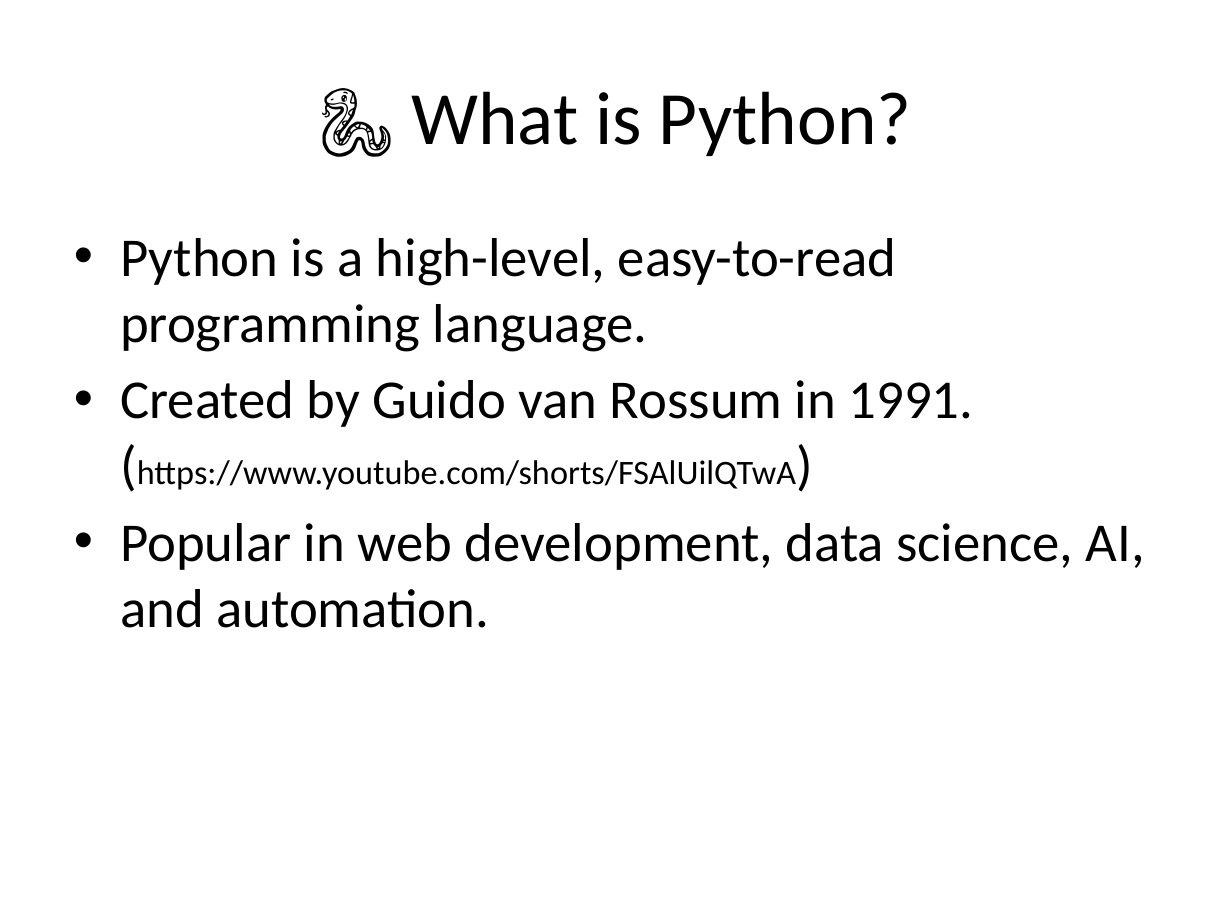
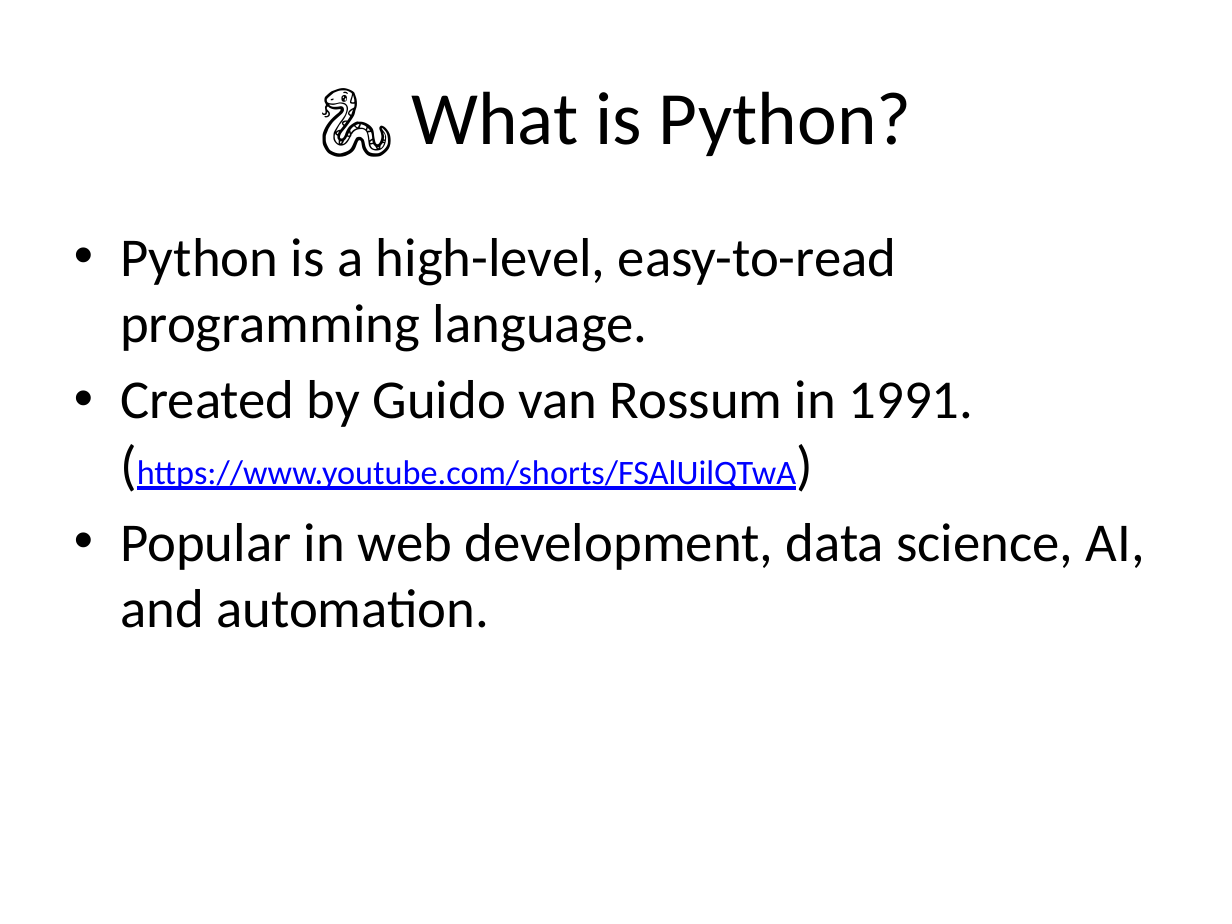
Before and after one commit to ElhamGhassemi/Python-Workshop, a slide deck: slide 3 of Python_Workshop_Intro_Slides.pptx. Drawn at 1232x924 pixels with LibreOffice and Linux fonts; fonts in the diff are those of the drawing. Boxes give left, top, right and bottom in pixels: in the first picture for what was removed or moved away, otherwise in the second. Text is boxed around its words. In the diff, an @@ line names an element or a change of style, - is before the commit and + after.

Commit message:
slides

```diff
--- a/Python_Workshop_Intro_Slides.pptx
+++ b/Python_Workshop_Intro_Slides.pptx
@@ text at [120,380,974,490]: text colour #000000 to #0000FF, underline on in "(https://www.youtube.com/shorts/FSAlUilQTwA)" @@
```
Also in this commit, not shown: 1 other file.
